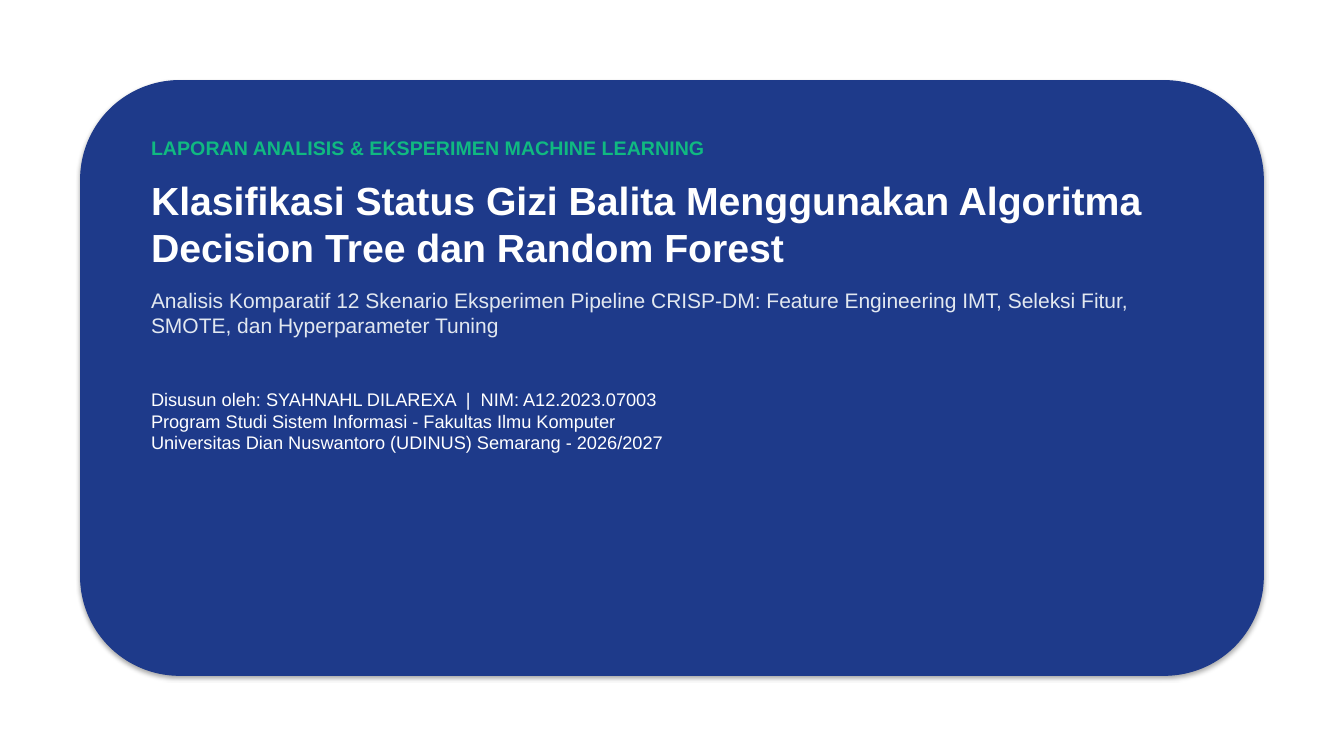
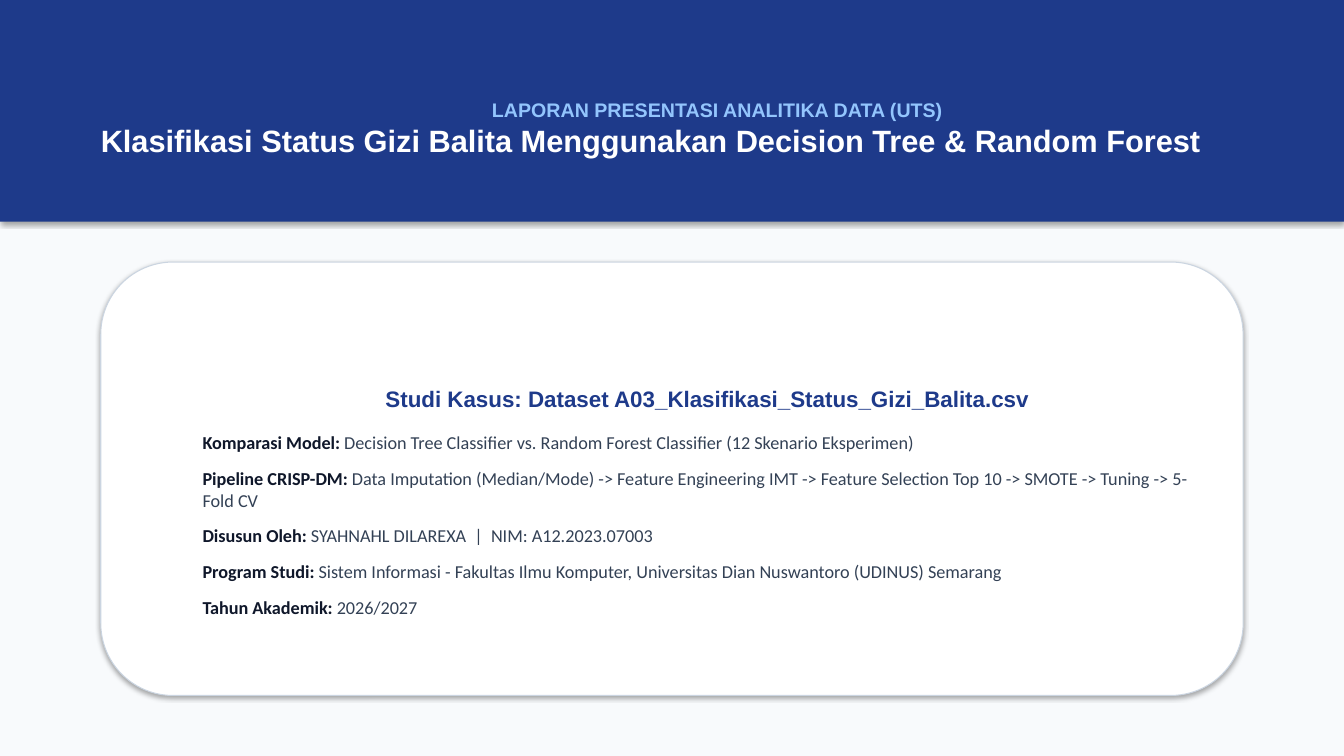
Before and after one commit to Syaahnhl/uts-analitika-data-07003, a slide deck: slide 1 of Presentasi_UTS_AnalitikaData_A12.2023.07003.pptx. Drawn at 1344x756 pixels with LibreOffice and Linux fonts; fonts in the diff are those of the drawing. Boxes give left, top, right and bottom in pixels: in the first picture for what was removed or moved away, otherwise in the second. Text is boxed around its words. In the diff, an @@ line names an element or a change of style, - is before the commit and + after.

```diff
--- a/Presentasi_UTS_AnalitikaData_A12.2023.07003.pptx
+++ b/Presentasi_UTS_AnalitikaData_A12.2023.07003.pptx
@@ rectangle: place and size @@
-rectangle at bbox=[81, 81, 1263, 676]
+rectangle at bbox=[0, 0, 1344, 756]
@@ rectangle at bbox=[0, 0, 1344, 756]: rounded rectangle to rectangle; fill #1E3A8A to #F8FAFC; outline #1E3A8A 0.75 pt to none @@
@@ rectangle added at bbox=[0, 0, 1344, 222], fill #1E3A8A, 22 pt, text #FFFFFF, bold @@
+LAPORAN PRESENTASI ANALITIKA DATA (UTS)
+Klasifikasi Status Gizi Balita Menggunakan Decision Tree & Random Forest
@@ rounded rectangle "Studi Kasus: Dataset A03_Klasifikasi_Status_Gizi_Balita.csv": place and size @@
-rounded rectangle "Studi Kasus: Dataset A03_Klasifikasi_Status_Gizi_Balita.csv" at bbox=[151, 141, 1142, 453]
+rounded rectangle "Studi Kasus: Dataset A03_Klasifikasi_Status_Gizi_Balita.csv" at bbox=[101, 262, 1243, 696]
@@ rounded rectangle "Studi Kasus: Dataset A03_Klasifikasi_Status_Gizi_Balita.csv" at bbox=[101, 262, 1243, 696]: vertical alignment top to middle; fill none to #FFFFFF; outline none to #CBD5E1 0.75 pt; shadow on @@
@@ text in rounded rectangle at bbox=[203, 390, 1187, 615]: text changed; font Arial to Calibri; text colour #FFFFFF to #334155 @@
-LAPORAN ANALISIS & EKSPERIMEN MACHINE LEARNING
-Klasifikasi Status Gizi Balita Menggunakan Algoritma Decision Tree dan Random Forest
-Analisis Komparatif 12 Skenario Eksperimen Pipeline CRISP-DM: Feature Engineering IMT, Seleksi Fitur, SMOTE, dan Hyperparameter Tuning
-Disusun oleh: SYAHNAHL DILAREXA | NIM: A12.2023.07003
-Program Studi Sistem Informasi - Fakultas Ilmu Komputer
-Universitas Dian Nuswantoro (UDINUS) Semarang - 2026/2027
+Studi Kasus: Dataset A03_Klasifikasi_Status_Gizi_Balita.csv
+Komparasi Model: Decision Tree Classifier vs. Random Forest Classifier (12 Skenario Eksperimen)
+Pipeline CRISP-DM: Data Imputation (Median/Mode) -> Feature Engineering IMT -> Feature Selection Top 10 -> SMOTE -> Tuning -> 5-Fold CV
+Disusun Oleh: SYAHNAHL DILAREXA | NIM: A12.2023.07003
+Program Studi: Sistem Informasi - Fakultas Ilmu Komputer, Universitas Dian Nuswantoro (UDINUS) Semarang
+Tahun Akademik: 2026/2027
```
Also in this commit, not shown: 5 other slides changed, 1 slide added, 1 slide removed, 3 other files.
